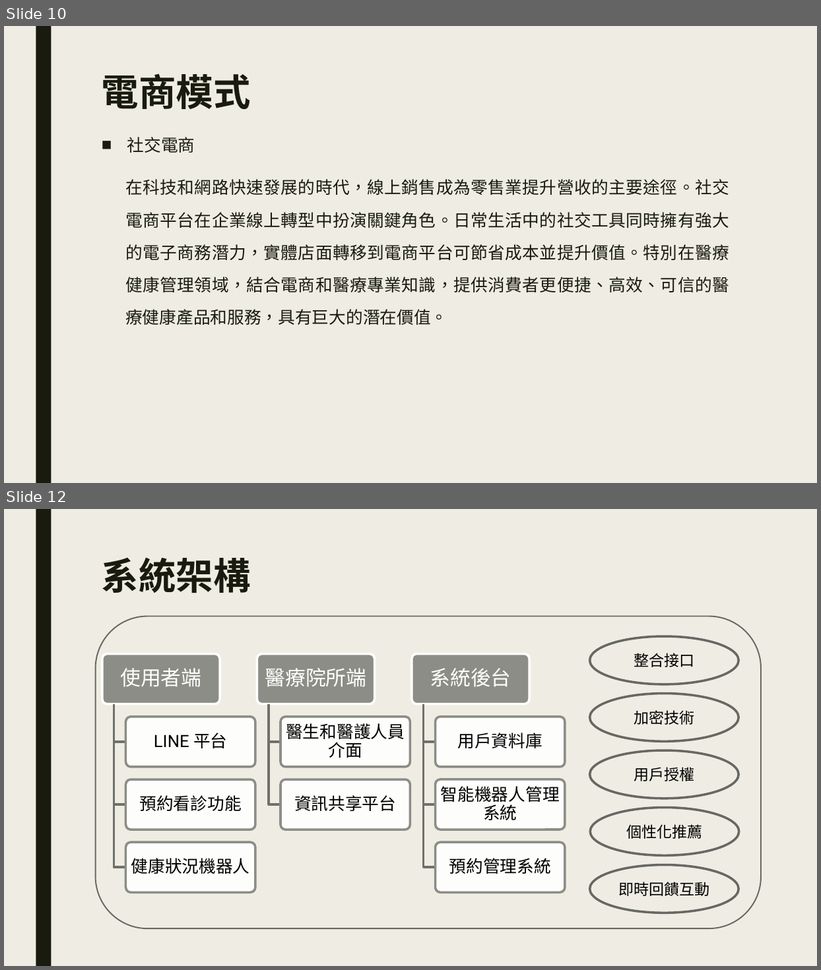
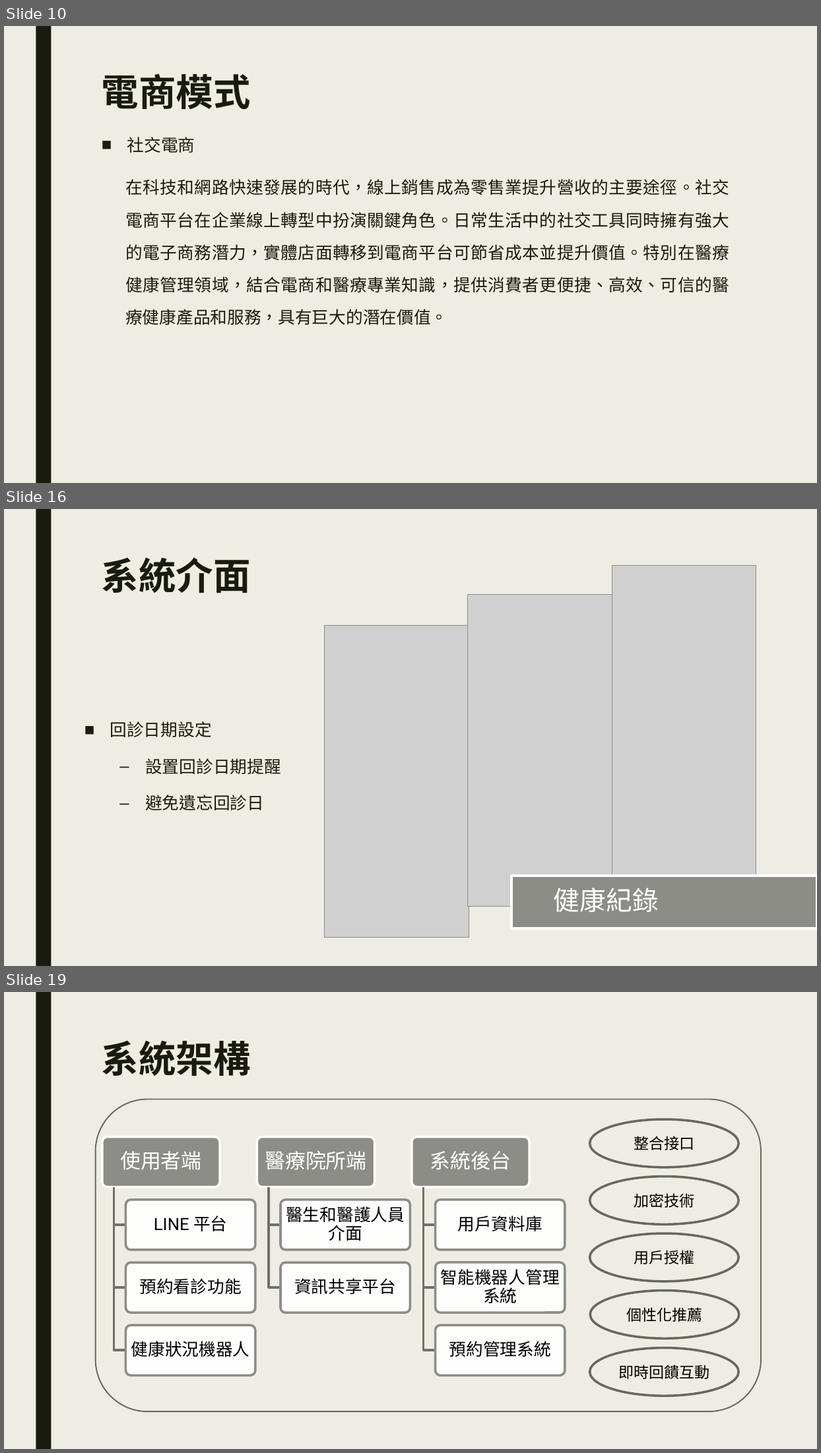
Before and after one commit to plum0411/e-commerce, a slide deck: LINE在電商領域能提出之新功能.pptx. Shown one above the other, each under a label of ours: slides 10 and 12 before the commit, slides 10, 16 and 19 after it; the slides between them are not shown. The pictures are 821x970 and 821x1453 pixels, drawn with LibreOffice and Linux fonts; fonts in the diff are those of the drawing; grey boxes stand for pictures. Boxes give left, top, right and bottom in pixels: in the first picture for what was removed or moved away, otherwise in the second. Text is boxed around its words. In the diff, an @@ line names an element or a change of style, - is before the commit and + after.

Commit message:
add PPT UI/fix word image bug

```diff
--- a/LINE在電商領域能提出之新功能.pptx
+++ b/LINE在電商領域能提出之新功能.pptx
@@ slide 16 added at (4, 509, 817, 966), background #EFEDE3; not listed: 1 template element that a slide beside it also shows @@
@@ title added at (102, 557, 251, 593), 44 pt, text #191B0E, bold @@
+系統介面
@@ picture added at (612, 565, 756, 877) @@
@@ picture added at (468, 595, 612, 908) @@
@@ picture added at (325, 626, 469, 938) @@
@@ text added at (110, 722, 281, 811), 20 pt, text #191B0E @@
+■ 回診日期設定
+  – 設置回診日期提醒
+  – 避免遺忘回診日
@@ rectangle added at (512, 876, 817, 929), fill #8C8D86, outline #FFFFFF 2.75 pt @@
@@ text added at (554, 888, 659, 912), 31 pt, text #FFFFFF @@
+健康紀錄
@@ what was slide 12 is now slide 19 @@
```
Also in this commit, not shown: 1 slide changed, 6 other slides added, 1 other file.
